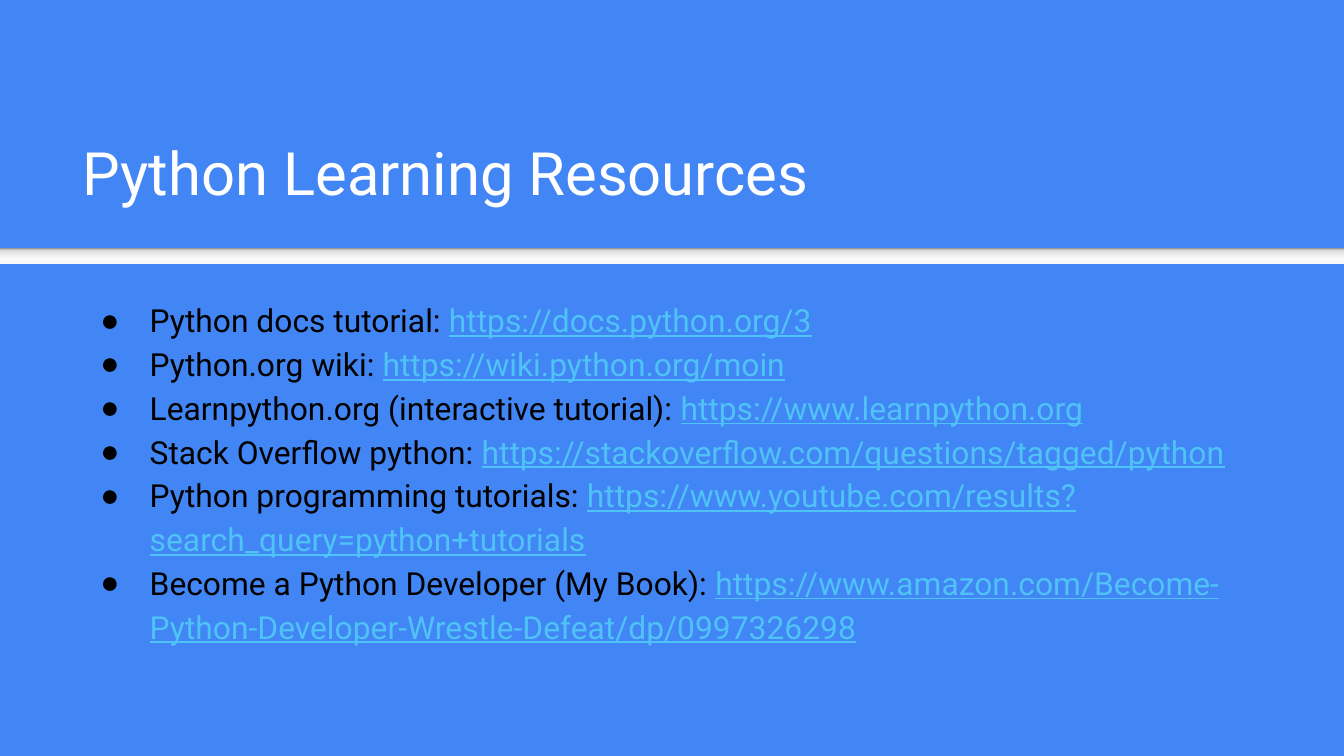
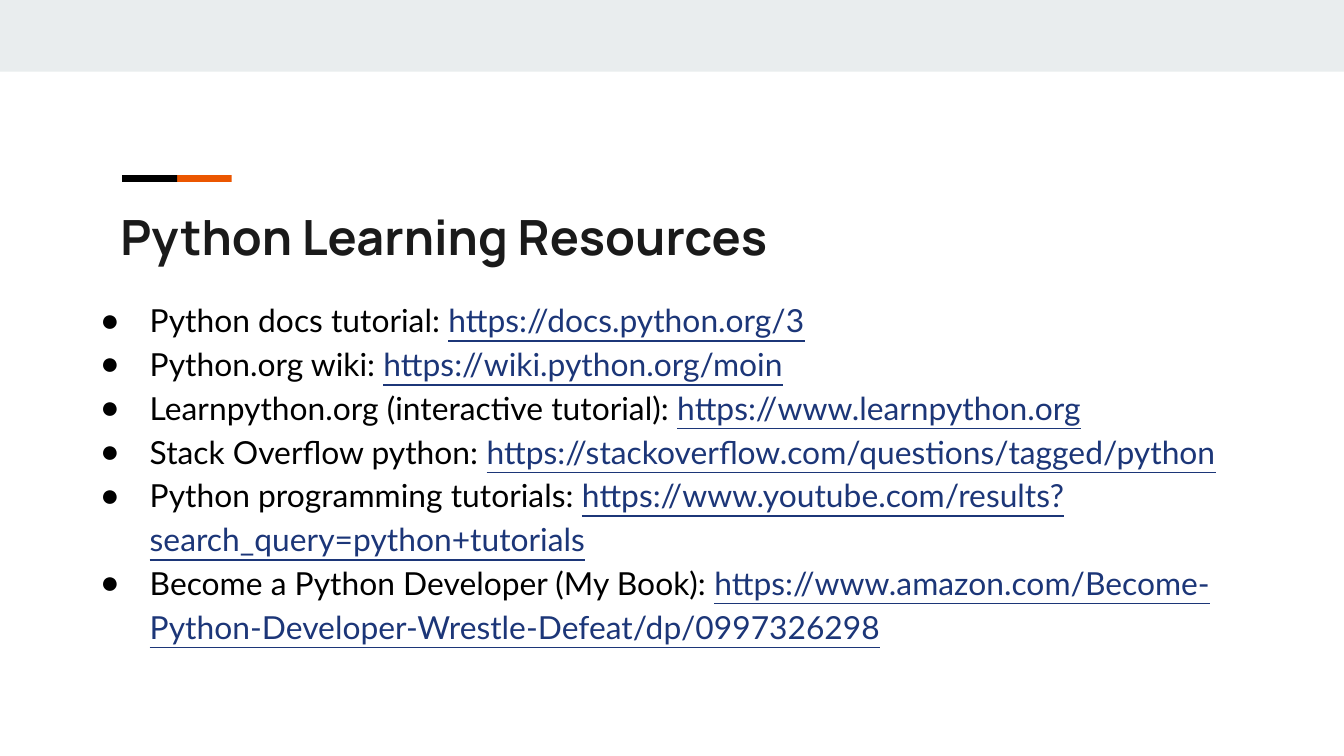
Before and after one commit to gazelle74/python-learning, a slide deck: slide 11 of Learn Python in 45 Minutes Supplement.pptx. Drawn at 1344x756 pixels with LibreOffice and Linux fonts; fonts in the diff are those of the drawing. Boxes give left, top, right and bottom in pixels: in the first picture for what was removed or moved away, otherwise in the second. Text is boxed around its words. In the diff, an @@ line names an element or a change of style, - is before the commit and + after.

```diff
--- a/Learn Python in 45 Minutes Supplement.pptx
+++ b/Learn Python in 45 Minutes Supplement.pptx
@@ background #4285F4 to #FFFFFF @@
@@ rectangle added at [0, 0, 1344, 71], fill #E9EDEE @@
@@ rectangle added at [122, 175, 177, 181], fill #000000 @@
@@ rectangle added at [176, 175, 231, 181], fill #EB5600 @@
@@ text "Python Learning Resources": place and size @@
-text "Python Learning Resources" at [83, 150, 809, 208]
+text "Python Learning Resources" at [120, 219, 767, 268]
@@ text "Python Learning Resources" at [120, 219, 767, 268]: size 32 to 26 pt, font Roboto to Manrope, text colour #FFFFFF to #1A1A1A, bold on; vertical alignment bottom to top @@
@@ rectangle removed at [0, 247, 1344, 263] @@
@@ text "Python docs tutorial: https://docs.python.org/3" at [150, 308, 1216, 645]: font Roboto to Lato; text colour #4FC3F7 to #1C3678 in "https://docs.python.org/3", "https://wiki.python.org/moin", "https://www.learnpython.org", "https://stackoverflow.com/questions/tagged/python" and 2 more places @@
```
Also in this commit, not shown: 13 other slides changed.
